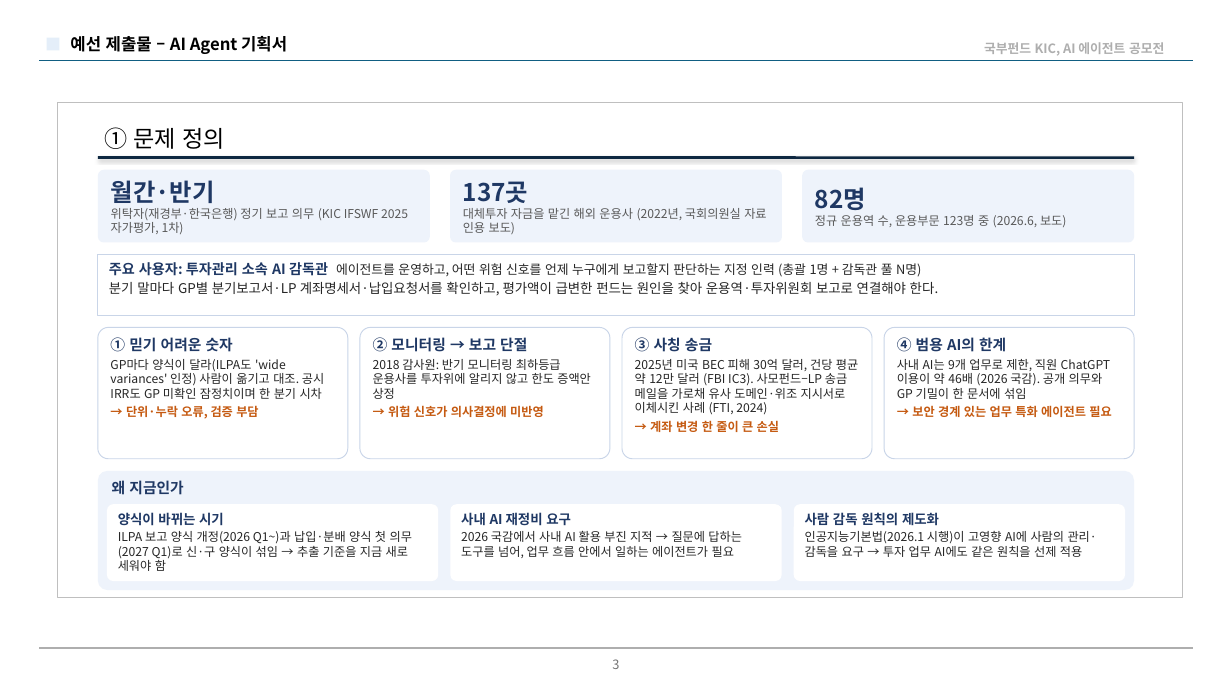
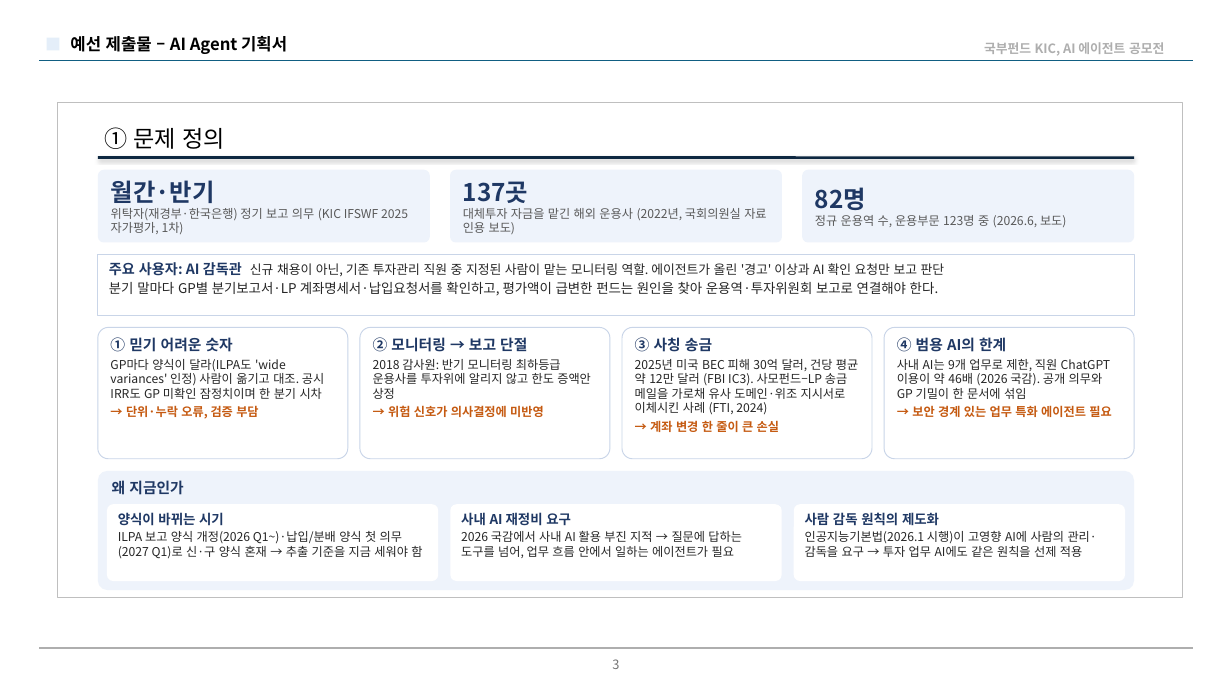
Before and after one commit to Chaewon-Park-STUDY/KIC-AI-Agent-2026, a slide deck: slide 3 of docs/proposal/HumanSight_proposal_draft_v7.pptx. Drawn at 1232x693 pixels with LibreOffice and Linux fonts; fonts in the diff are those of the drawing; background and template pictures are left out. Boxes give left, top, right and bottom in pixels: in the first picture for what was removed or moved away, otherwise in the second. Text is boxed around its words. In the diff, an @@ line names an element or a change of style, - is before the commit and + after.

```diff
--- a/docs/proposal/HumanSight_proposal_draft_v7.pptx
+++ b/docs/proposal/HumanSight_proposal_draft_v7.pptx
@@ text in rectangle at [109,262,945,276]: text changed @@
-주요 사용자: 투자관리 소속 AI 감독관 에이전트를 운영하고, 어떤 위험 신호를 언제 누구에게 보고할지 판단하는 지정 인력 (총괄 1명 + 감독관 풀 N명)
+주요 사용자: AI 감독관 신규 채용이 아닌, 기존 투자관리 직원 중 지정된 사람이 맡는 모니터링 역할. 에이전트가 올린 '경고' 이상과 AI 확인 요청만 보고 판단
@@ text in rounded rectangle at [118,531,422,559]: text changed @@
-ILPA 보고 양식 개정(2026 Q1~)과 납입·분배 양식 첫 의무(2027 Q1)로 신·구 양식이 섞임 → 추출 기준을 지금 새로 세워야 함
+ILPA 보고 양식 개정(2026 Q1~)·납입/분배 양식 첫 의무(2027 Q1)로 신·구 양식 혼재 → 추출 기준을 지금 세워야 함
```
Also in this commit, not shown: 7 other slides changed, 3 other files.
